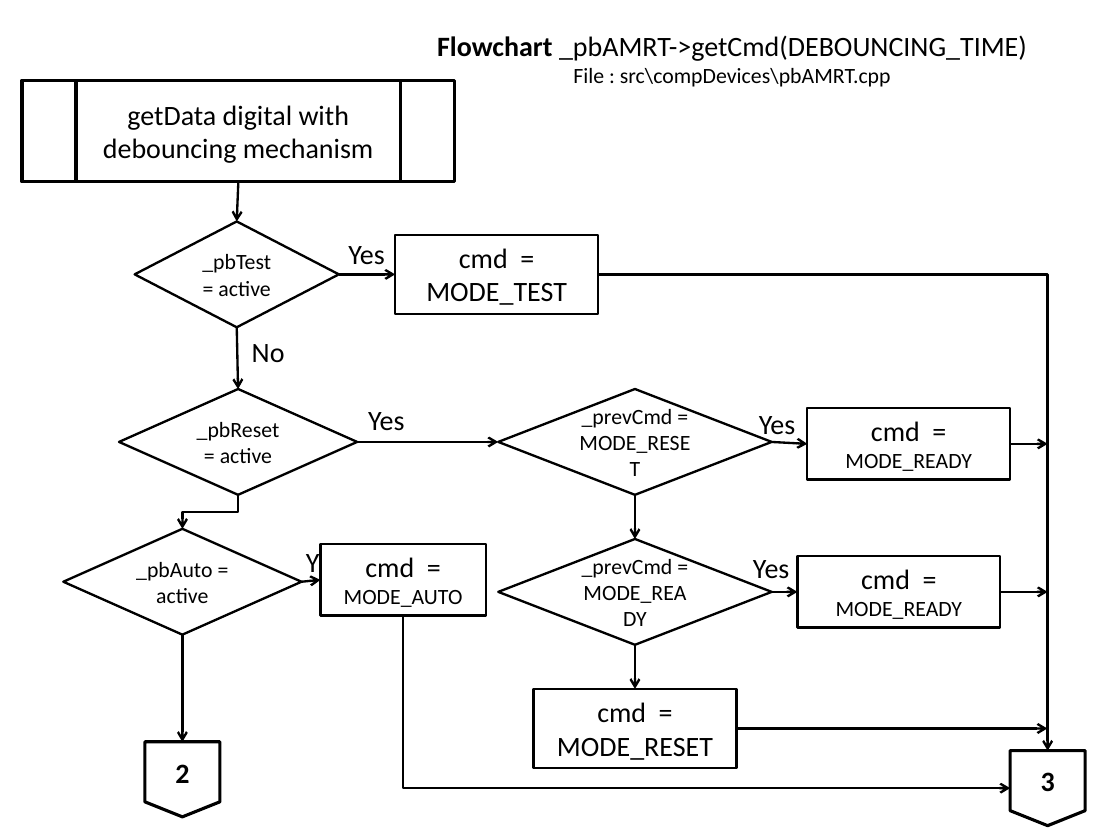
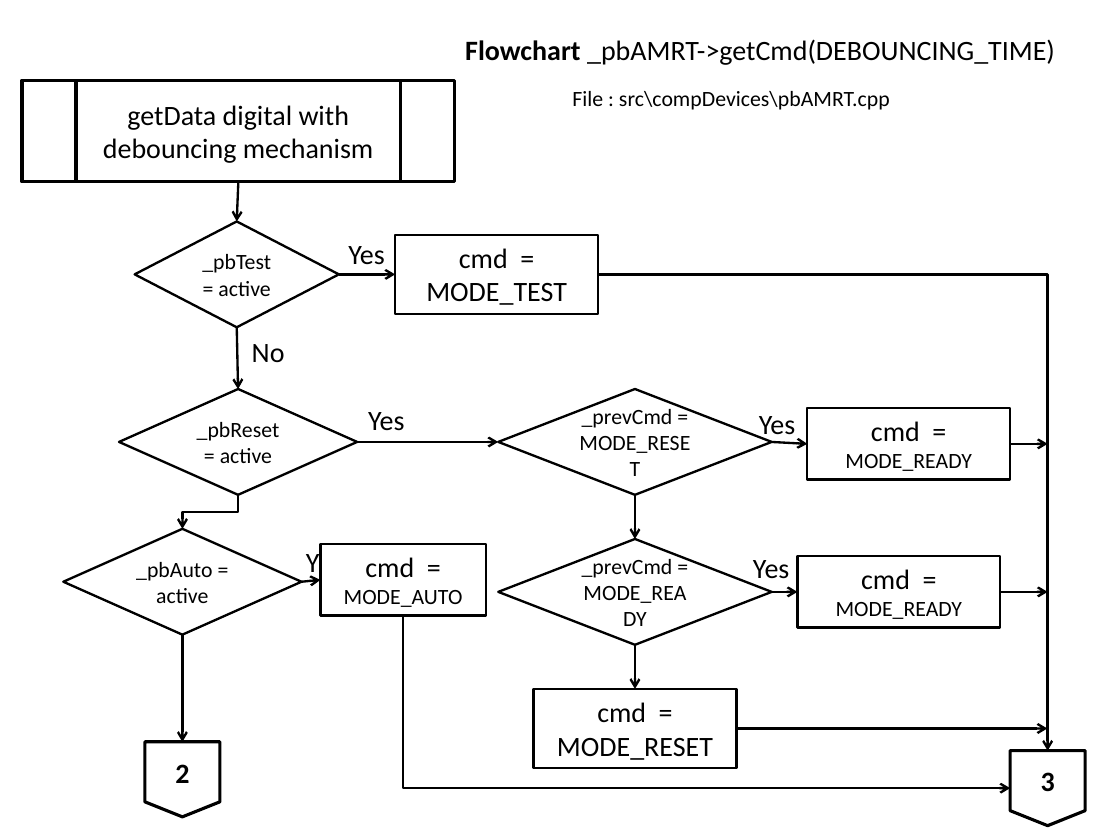
Before and after one commit to slametsampon/WFPS, a slide deck: slide 9 of resources/WFPS.pptx. Drawn at 1120x840 pixels with LibreOffice and Linux fonts; fonts in the diff are those of the drawing; background and template pictures are left out. Boxes give left, top, right and bottom in pixels: in the first picture for what was removed or moved away, otherwise in the second. Text is boxed around its words. In the diff, an @@ line names an element or a change of style, - is before the commit and + after.

```diff
--- a/resources/WFPS.pptx
+++ b/resources/WFPS.pptx
@@ text at <box>437,35,1027,61</box>: paragraph removed @@
-Flowchart _pbAMRT->getCmd(DEBOUNCING_TIME)
@@ title added at <box>465,39,1055,65</box>, 18 pt, text #000000 @@
+Flowchart _pbAMRT->getCmd(DEBOUNCING_TIME)
@@ text "File : src\compDevices\pbAMRT.cpp": place and size @@
-text "File : src\compDevices\pbAMRT.cpp" at <box>437,35,1027,87</box>
+text "File : src\compDevices\pbAMRT.cpp" at <box>572,91,890,110</box>
```
Also in this commit, not shown: 8 other slides changed, 2 slides added.
